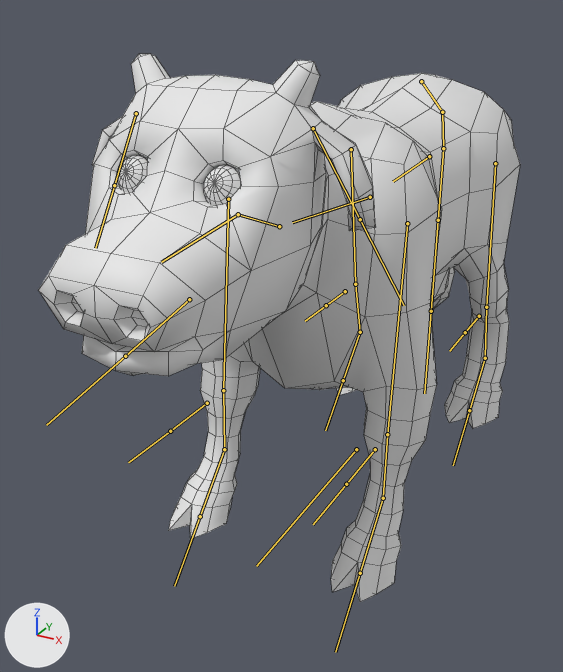
Renders of the FBX model ExplosiveJames/AlienGame/Imported/Cow.fbx from each side of a commit.
One viewpoint serves both versions: a 50 mm camera at (0.95, -2.32, 1.55) aimed at (-0.12, -0.35, 0.57). Every picture has the same lights, and +X, +Y and +Z are marked at lower left. The bones that bend it are drawn over the model as lines. Mesh edges are drawn as thin lines.

In view in the first picture: 'Cow'.
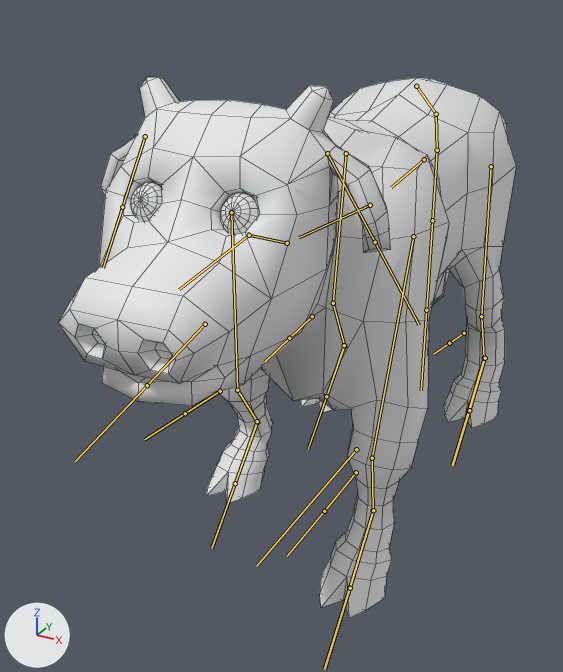
The newer file adds an action. The first version stands in its rest pose; the second is drawn at frame 28 of the action 'Cow_Rig|Idle_Walk'.

Where the change shows, as pixel boxes (x1, y1, x2, y2) in the pictures (563 x 672 px):
```json
{"object": "Cow", "change": "posed", "before": [39, 54, 520, 602], "after": [58, 77, 516, 618]}
{"bone": "BodyBack", "before": "(429, 156) to (393, 181)", "after": "(424, 159) to (391, 187)"}
{"bone": "FrontUpperLeg.R", "before": "(228, 199) to (223, 390)", "after": "(231, 212) to (237, 390)"}
{"bone": "FrontLowerLeg.R", "before": "(223, 390) to (224, 449)", "after": "(237, 390) to (257, 422)"}
{"bone": "FrontHoof.R", "before": "(224, 449) to (200, 516)", "after": "(257, 422) to (235, 483)"}
{"bone": "FrontUpperLeg.L", "before": "(407, 223) to (387, 434)", "after": "(413, 236) to (372, 458)"}
{"bone": "FrontLowerLeg.L", "before": "(387, 434) to (383, 498)", "after": "(372, 458) to (373, 510)"}
{"bone": "FrontHoof.L", "before": "(383, 498) to (360, 573)", "after": "(373, 510) to (349, 587)"}
{"bone": "BackUpperLeg.R", "before": "(351, 149) to (355, 284)", "after": "(346, 153) to (333, 303)"}
{"bone": "BackLowerLeg.R", "before": "(355, 284) to (360, 332)", "after": "(333, 303) to (344, 346)"}
{"bone": "BackHoof.R", "before": "(360, 332) to (343, 380)", "after": "(344, 346) to (326, 396)"}
{"bone": "BackUpperLeg.L", "before": "(495, 163) to (486, 307)", "after": "(491, 166) to (481, 316)"}
{"bone": "BackLowerLeg.L", "before": "(486, 307) to (485, 358)", "after": "(481, 316) to (484, 358)"}
{"bone": "BackHoof.L", "before": "(485, 358) to (469, 410)", "after": "(484, 358) to (468, 410)"}
```

Edits to the scene script, one JSON object a line:
```json
{"block": "bone_bodyback", "where": "bone_bodyback = bpy.data.objects['Cow_Rig'].pose.bones['BodyBack']  # child of 'Master'"}
{"op": "set", "path": "bone_bodyback.location", "old": "(0.0, 0.0, 0.0)", "new": "(0.012, 0.002, 0.02)"}
{"op": "set", "path": "bone_bodyback.rotation_quaternion", "old": "(1.0, 0.0, 0.0, 0.0)", "new": "(1.0, -0.018, -0.001, -0.012)", "note": "degrees (0, 0, 0) -> degrees (-2, 0, -1)"}
{"block": "bone_frontupperleg_r", "where": "bone_frontupperleg_r = bpy.data.objects['Cow_Rig'].pose.bones['FrontUpperLeg.R']  # child of 'BodyForward'"}
{"op": "set", "path": "bone_frontupperleg_r.rotation_quaternion", "old": "(1.0, 0.0, 0.0, 0.0)", "new": "(0.997, -0.015, 0.032, 0.067)", "note": "degrees (0, 0, 0) -> degrees (-2, 4, 8)"}
{"block": "bone_frontlowerleg_r", "where": "bone_frontlowerleg_r = bpy.data.objects['Cow_Rig'].pose.bones['FrontLowerLeg.R']  # child of 'FrontUpperLeg.R'"}
{"op": "set", "path": "bone_frontlowerleg_r.rotation_quaternion", "old": "(1.0, 0.0, 0.0, 0.0)", "new": "(0.973, 0.228, 0.0, -0.013)", "note": "degrees (0, 0, 0) -> degrees (26, 0, -1)"}
{"block": "bone_fronthoof_r", "where": "bone_fronthoof_r = bpy.data.objects['Cow_Rig'].pose.bones['FrontHoof.R']  # child of 'FrontLowerLeg.R'"}
{"op": "set", "path": "bone_fronthoof_r.rotation_quaternion", "old": "(1.0, 0.0, 0.0, 0.0)", "new": "(0.953, 0.304, -0.01, 0.008)", "note": "degrees (0, 0, 0) -> degrees (35, -1, 1)"}
{"block": "bone_frontupperleg_l", "where": "bone_frontupperleg_l = bpy.data.objects['Cow_Rig'].pose.bones['FrontUpperLeg.L']  # child of 'BodyForward'"}
{"op": "set", "path": "bone_frontupperleg_l.rotation_quaternion", "old": "(1.0, 0.0, 0.0, 0.0)", "new": "(0.991, -0.011, 0.027, -0.128)", "note": "degrees (0, 0, 0) -> degrees (-2, 3, -15)"}
{"block": "bone_frontlowerleg_l", "where": "bone_frontlowerleg_l = bpy.data.objects['Cow_Rig'].pose.bones['FrontLowerLeg.L']  # child of 'FrontUpperLeg.L'"}
{"op": "set", "path": "bone_frontlowerleg_l.rotation_quaternion", "old": "(1.0, 0.0, 0.0, 0.0)", "new": "(0.968, 0.25, 0.0, 0.014)", "note": "degrees (0, 0, 0) -> degrees (29, 0, 2)"}
{"block": "bone_fronthoof_l", "where": "bone_fronthoof_l = bpy.data.objects['Cow_Rig'].pose.bones['FrontHoof.L']  # child of 'FrontLowerLeg.L'"}
{"op": "set", "path": "bone_fronthoof_l.rotation_quaternion", "old": "(1.0, 0.0, 0.0, 0.0)", "new": "(0.99, 0.136, 0.002, 0.022)", "note": "degrees (0, 0, 0) -> degrees (16, 0, 2)"}
{"block": "bone_backupperleg_r", "where": "bone_backupperleg_r = bpy.data.objects['Cow_Rig'].pose.bones['BackUpperLeg.R']  # child of 'BodyBack'"}
{"op": "set", "path": "bone_backupperleg_r.rotation_quaternion", "old": "(1.0, 0.0, 0.0, 0.0)", "new": "(0.984, 0.007, 0.012, -0.18)", "note": "degrees (0, 0, 0) -> degrees (1, 1, -21)"}
{"block": "bone_backlowerleg_r", "where": "bone_backlowerleg_r = bpy.data.objects['Cow_Rig'].pose.bones['BackLowerLeg.R']  # child of 'BackUpperLeg.R'"}
{"op": "set", "path": "bone_backlowerleg_r.rotation_quaternion", "old": "(1.0, 0.0, 0.0, 0.0)", "new": "(0.968, 0.251, 0.0, -0.009)", "note": "degrees (0, 0, 0) -> degrees (29, 0, -1)"}
{"block": "bone_backhoof_r", "where": "bone_backhoof_r = bpy.data.objects['Cow_Rig'].pose.bones['BackHoof.R']  # child of 'BackLowerLeg.R'"}
{"op": "set", "path": "bone_backhoof_r.rotation_quaternion", "old": "(1.0, 0.0, 0.0, 0.0)", "new": "(0.996, 0.086, -0.006, -0.016)", "note": "degrees (0, 0, 0) -> degrees (10, -1, -2)"}
{"block": "bone_backupperleg_l", "where": "bone_backupperleg_l = bpy.data.objects['Cow_Rig'].pose.bones['BackUpperLeg.L']  # child of 'BodyBack'"}
{"op": "set", "path": "bone_backupperleg_l.rotation_quaternion", "old": "(1.0, 0.0, 0.0, 0.0)", "new": "(0.998, 0.012, 0.007, -0.064)", "note": "degrees (0, 0, 0) -> degrees (1, 1, -7)"}
{"block": "bone_backlowerleg_l", "where": "bone_backlowerleg_l = bpy.data.objects['Cow_Rig'].pose.bones['BackLowerLeg.L']  # child of 'BackUpperLeg.L'"}
{"op": "set", "path": "bone_backlowerleg_l.rotation_quaternion", "old": "(1.0, 0.0, 0.0, 0.0)", "new": "(0.987, 0.16, 0.0, 0.006)", "note": "degrees (0, 0, 0) -> degrees (18, 0, 1)"}
{"block": "bone_backhoof_l", "where": "bone_backhoof_l = bpy.data.objects['Cow_Rig'].pose.bones['BackHoof.L']  # child of 'BackLowerLeg.L'"}
{"op": "set", "path": "bone_backhoof_l.rotation_quaternion", "old": "(1.0, 0.0, 0.0, 0.0)", "new": "(0.994, 0.109, 0.004, -0.013)", "note": "degrees (0, 0, 0) -> degrees (13, 1, -1)"}
```
